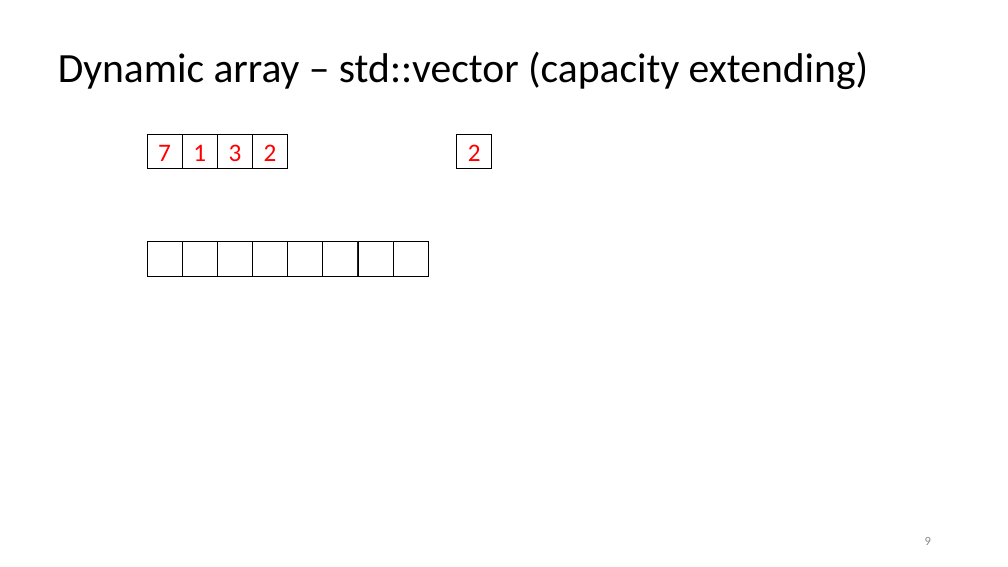
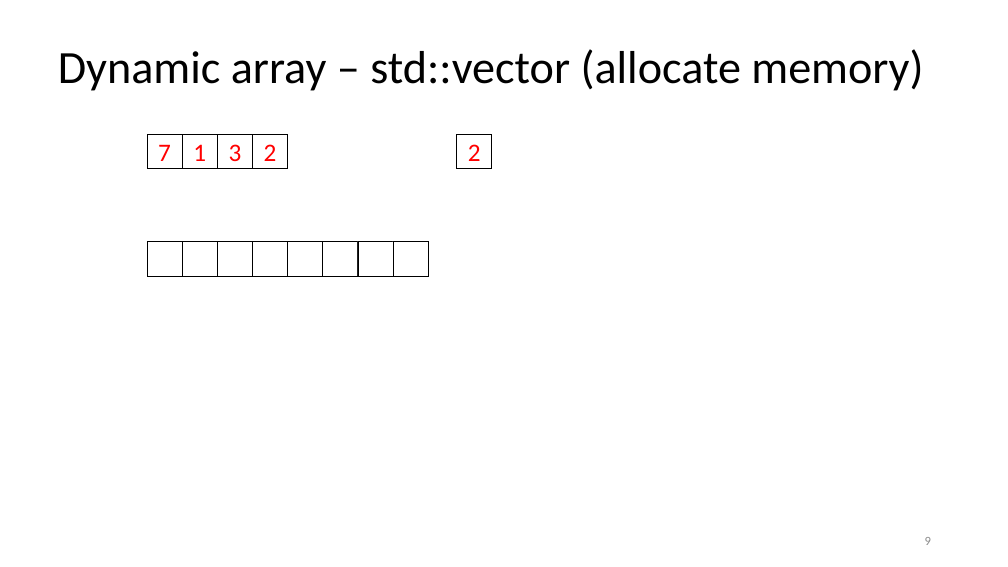
Before and after one commit to rarutyun/cpp-courses, a slide deck: slide 9 of 03_containrers_and_initialization/03_containers.pptx. Drawn at 1008x567 pixels with LibreOffice and Linux fonts; fonts in the diff are those of the drawing. Boxes give left, top, right and bottom in pixels: in the first picture for what was removed or moved away, otherwise in the second. Text is boxed around its words. In the diff, an @@ line names an element or a change of style, - is before the commit and + after.

```diff
--- a/03_containrers_and_initialization/03_containers.pptx
+++ b/03_containrers_and_initialization/03_containers.pptx
@@ title at [58,49,923,91]: text changed; size 39.6 to 44 pt @@
-Dynamic array – std::vector (capacity extending)
+Dynamic array – std::vector (allocate memory)
```
Also in this commit, not shown: 10 other slides changed, 1 slide removed, 3 other files.
